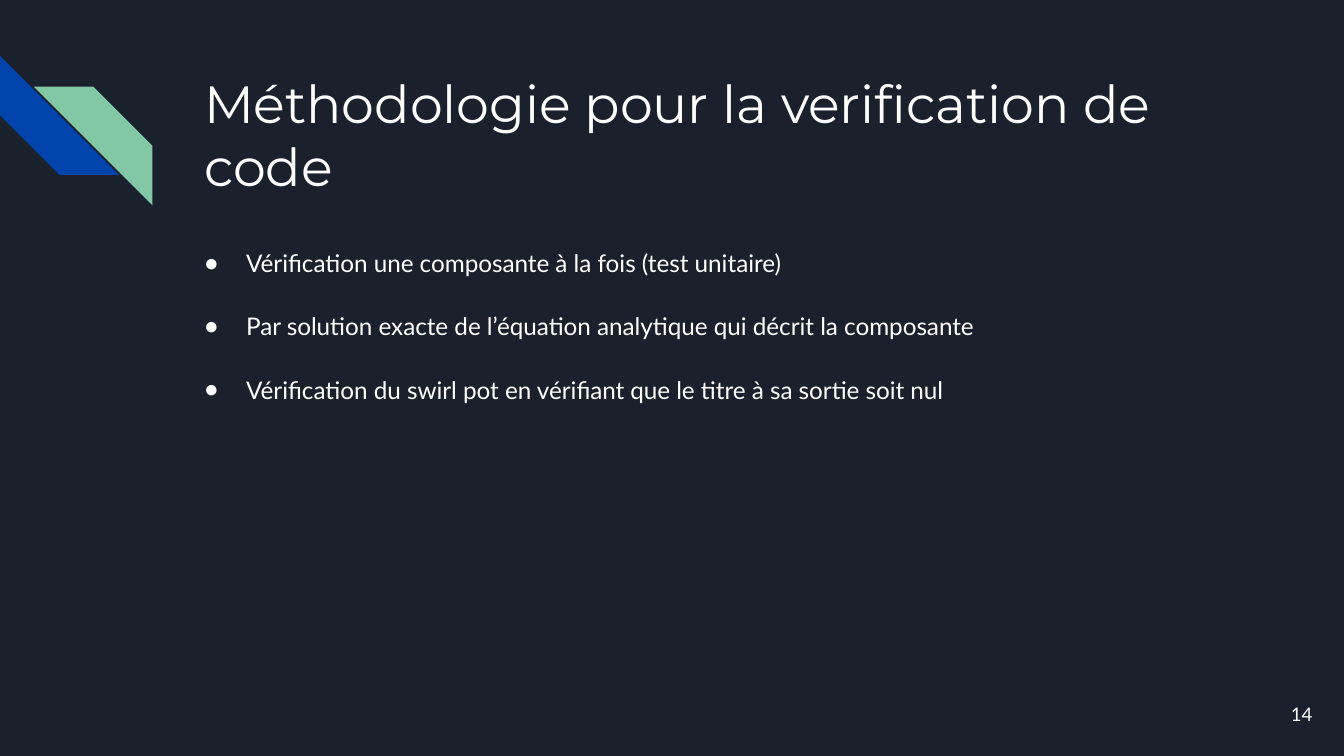
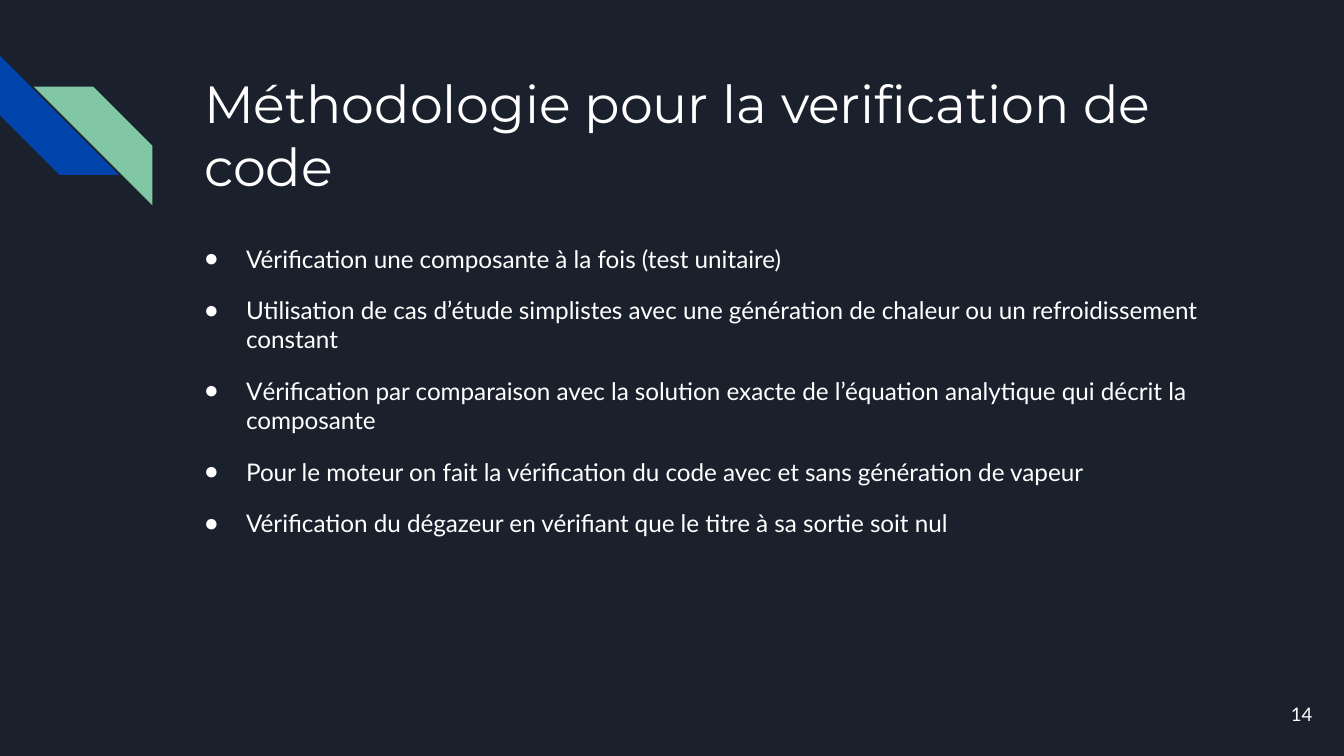
Before and after one commit to Luckabarbeau/Final_projet_mec8211, a slide deck: slide 14 of Presentation-projet-de-session.pptx. Drawn at 1344x756 pixels with LibreOffice and Linux fonts; fonts in the diff are those of the drawing. Boxes give left, top, right and bottom in pixels: in the first picture for what was removed or moved away, otherwise in the second. Text is boxed around its words. In the diff, an @@ line names an element or a change of style, - is before the commit and + after.

```diff
--- a/Presentation-projet-de-session.pptx
+++ b/Presentation-projet-de-session.pptx
@@ text at (x1=246, y1=249, x2=781, y2=272): line spacing 1.15 to 1; more space between paragraphs @@
@@ text at (x1=246, y1=300, x2=1197, y2=537): text changed @@
-● Par solution exacte de l’équation analytique qui décrit la composante
-● Vérification du swirl pot en vérifiant que le titre à sa sortie soit nul
+● Utilisation de cas d’étude simplistes avec une génération de chaleur ou un refroidissement constant
+● Vérification par comparaison avec la solution exacte de l’équation analytique qui décrit la composante
+● Pour le moteur on fait la vérification du code avec et sans génération de vapeur
+● Vérification du dégazeur en vérifiant que le titre à sa sortie soit nul
```
Also in this commit, not shown: 13 other slides changed.
